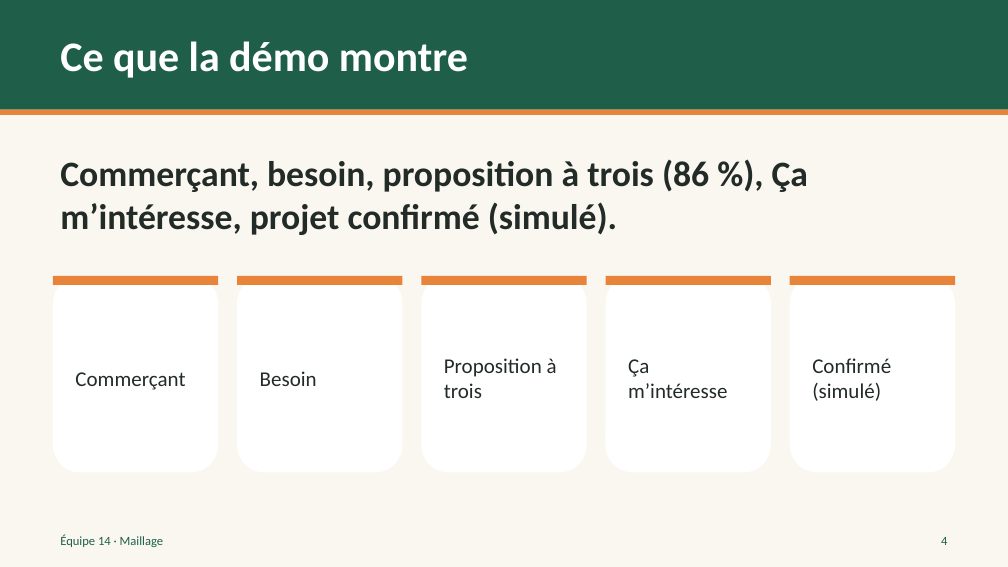
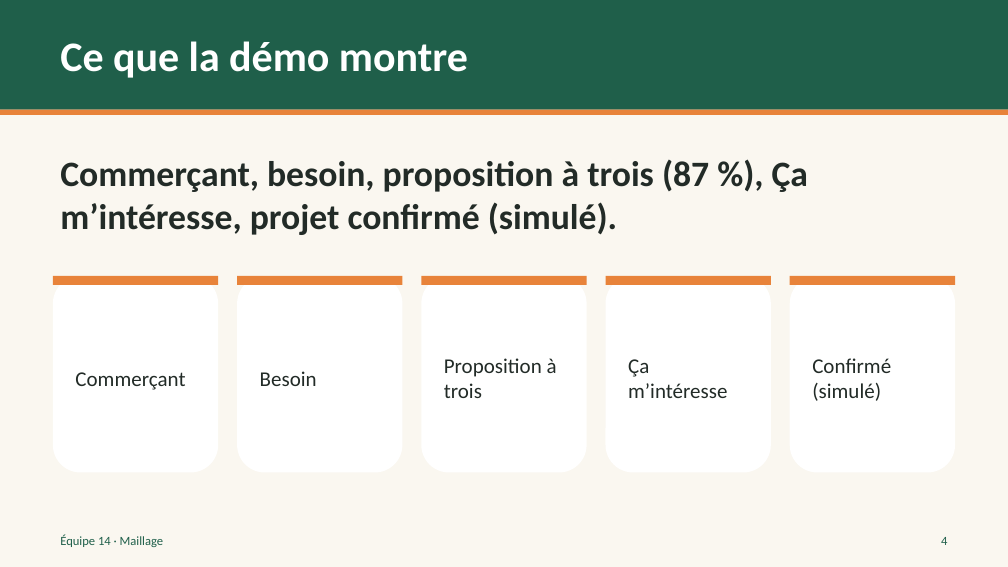
Before and after one commit to cianthiffault2006-png/hackathon-saint-roch-2026, a slide deck: slide 4 of docs/pitch/Maillage.pptx. Drawn at 1008x567 pixels with LibreOffice and Linux fonts; fonts in the diff are those of the drawing. Boxes give left, top, right and bottom in pixels: in the first picture for what was removed or moved away, otherwise in the second. Text is boxed around its words. In the diff, an @@ line names an element or a change of style, - is before the commit and + after.

Commit message:
Pitch: score 87 %, ligne optionnelle sécurité

```diff
--- a/docs/pitch/Maillage.pptx
+++ b/docs/pitch/Maillage.pptx
@@ text at [60, 160, 808, 235]: text changed @@
-Commerçant, besoin, proposition à trois (86 %), Ça m’intéresse, projet confirmé (simulé).
+Commerçant, besoin, proposition à trois (87 %), Ça m’intéresse, projet confirmé (simulé).
```
Also in this commit, not shown: 2 other files.
